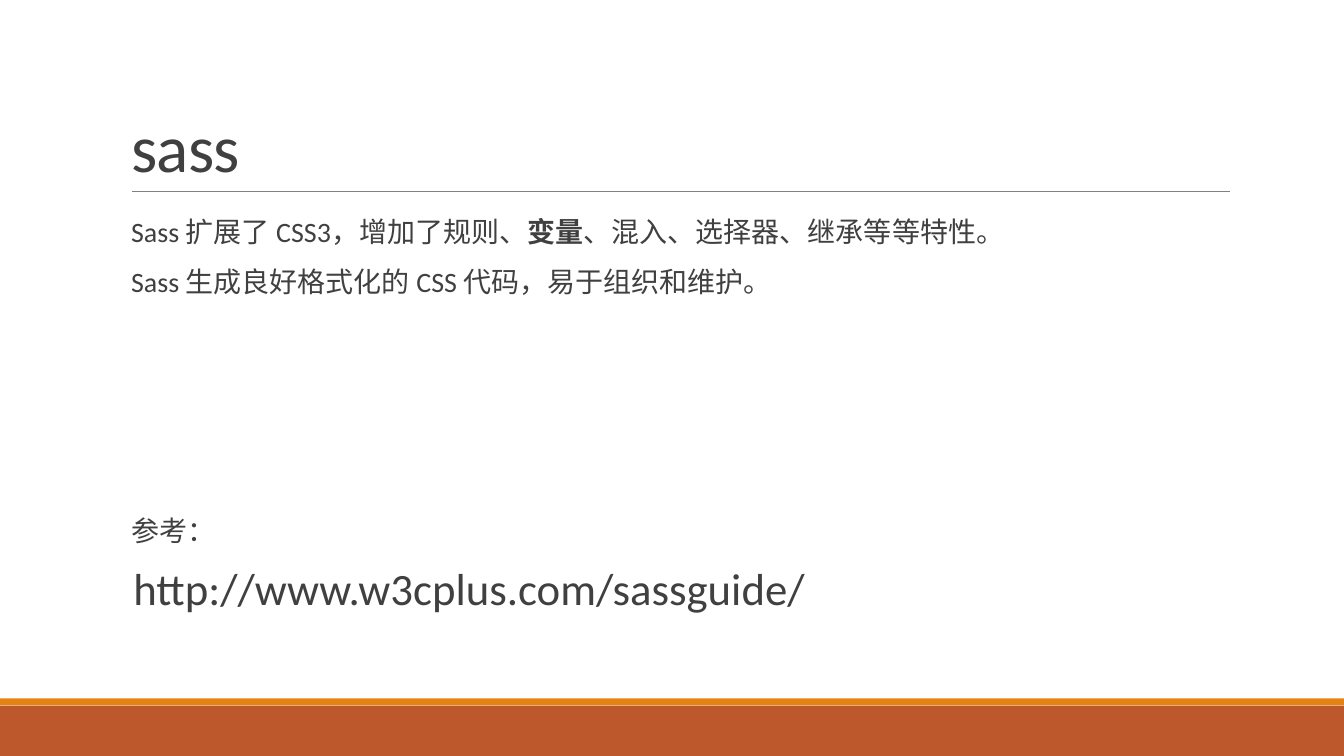
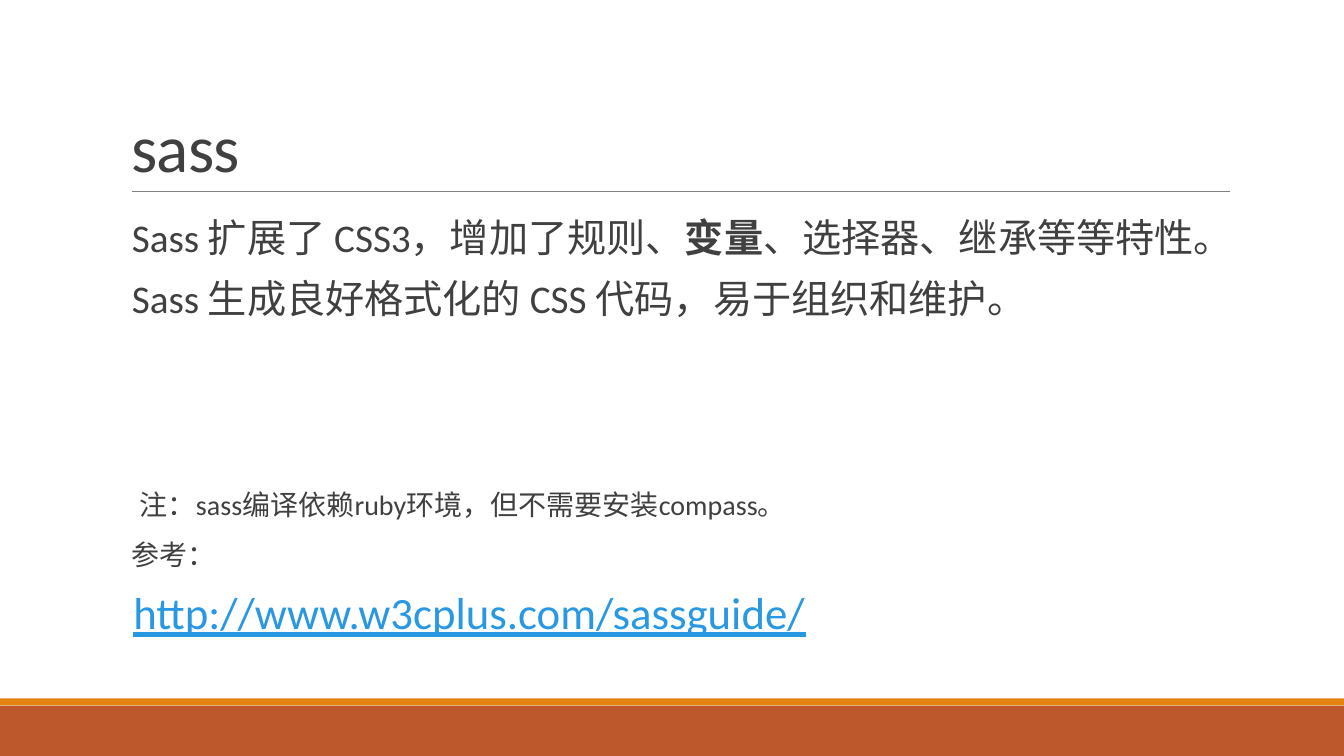
Before and after one commit to boomler/personalPractice, a slide deck: slide 8 of 前端环境搭建及相关技术简介.pptx (slide 7 before the commit). Drawn at 1344x756 pixels with LibreOffice and Linux fonts; fonts in the diff are those of the drawing. Boxes give left, top, right and bottom in pixels: in the first picture for what was removed or moved away, otherwise in the second. Text is boxed around its words. In the diff, an @@ line names an element or a change of style, - is before the commit and + after.

```diff
--- a/前端环境搭建及相关技术简介.pptx
+++ b/前端环境搭建及相关技术简介.pptx
@@ text at (132, 219, 1233, 256): text changed; size 20 to 28 pt @@
-  Sass 扩展了 CSS3，增加了规则、变量、混入、选择器、继承等等特性。
+  Sass 扩展了 CSS3，增加了规则、变量、选择器、继承等等特性。
@@ text at (132, 280, 1027, 637): size 20 to 28 pt in "Sass 生成良好格式化的 CSS 代码，易于组织和维护。"; text colour #404040 to #2998E3, underline on in "http://www.w3cplus.com/sassguide/" @@
@@ text at (140, 491, 786, 520): paragraph added @@
+注：sass编译依赖ruby环境，但不需要安装compass。
```
Also in this commit, not shown: 5 other slides changed, 1 slide added, 5 slides removed, 12 other files.
